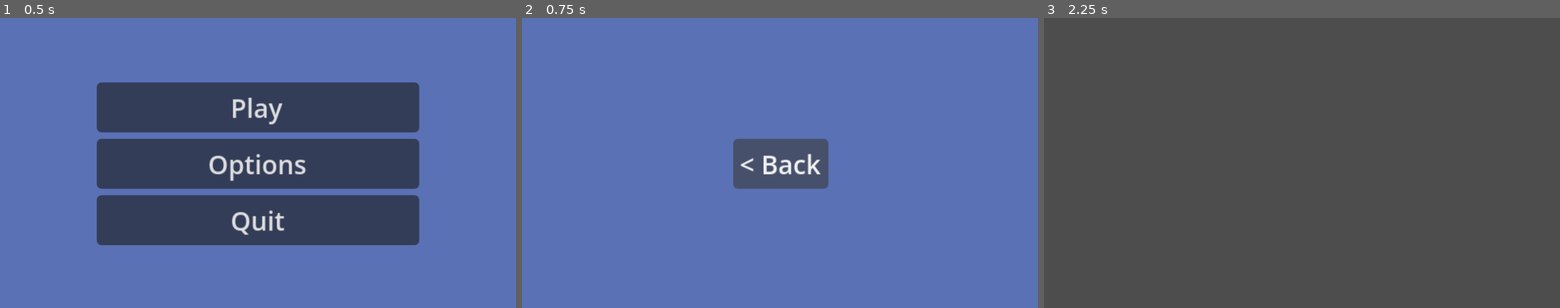
Above: before the commit, frames 1-3 (left to right).
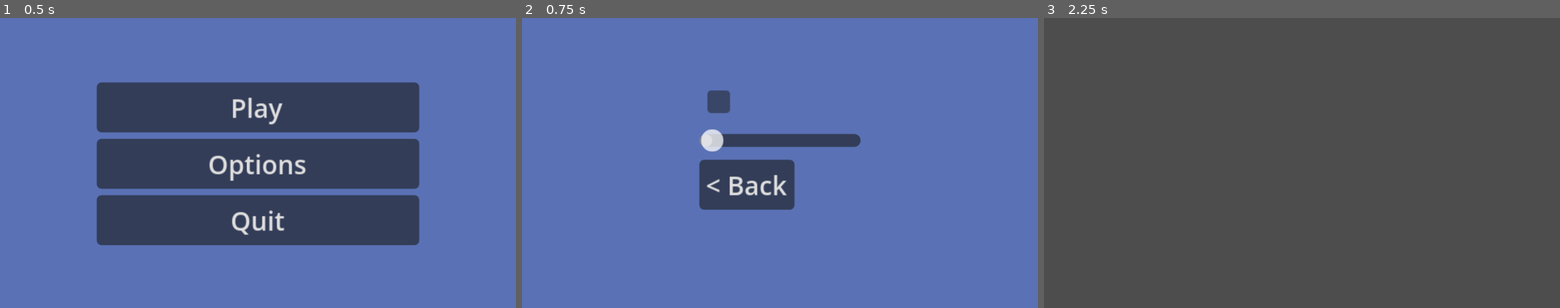
Above: after the commit, the same moments.

Repository: OrchidsOK/Fish-Game-v0
Game: Godot game, scene res://scenes/main_menu.tscn
Two runs of this game, one before a commit and one after it. Both use one fixed random seed, a clock stepped at 60 frames per second and the inputs below.
Inputs:
- Up to frame 1 (0.5 s): no input
- Up to frame 2 (0.75 s): click "Options" at 0.5 s
- Up to frame 3 (2.25 s): click "< Back" at 1.25 s; click "Play" at 2 s

Frame 1 is identical in both runs. In frame 2, 5.3% of the frame differs, in the area x 34-66%, y 24-67%; in frame 3, nothing differs.

Commit message:
options menu with fullscreen toggle and volume slider

Diff:
--- a/scenes/options.tscn
+++ b/scenes/options.tscn
@@ -27,8 +27,18 @@
 anchor_top = 0.5
 anchor_right = 0.5
 anchor_bottom = 0.5
+offset_left = -50.0
+offset_top = -50.0
+offset_right = 50.0
+offset_bottom = 50.0
 grow_horizontal = 2
 grow_vertical = 2
+
+[node name="CheckBox" type="CheckBox" parent="VBoxContainer" unique_id=107668080]
+layout_mode = 2
+
+[node name="HSlider" type="HSlider" parent="VBoxContainer" unique_id=250974984]
+layout_mode = 2
 
 [node name="Button" type="Button" parent="VBoxContainer" unique_id=1102658547]
 layout_mode = 2
--- a/scripts/options.gd
+++ b/scripts/options.gd
@@ -1,7 +1,31 @@
 extends Control
+
+var config = ConfigFile.new()
+var config_path = "user://settings.cfg"
 
 func _ready():
 	$VBoxContainer/Button.pressed.connect(_on_back_pressed)
+	$VBoxContainer/CheckBox.toggled.connect(_on_fullscreen_toggled)
+	$VBoxContainer/HSlider.value_changed.connect(_on_volume_changed)
+	load_settings()
+
+func load_settings():
+	if config.load(config_path) == OK:
+		$VBoxContainer/CheckBox.button_pressed = config.get_value("settings", "fullscreen", false)
+		$VBoxContainer/HSlider.value = config.get_value("settings", "volume", 1.0)
+
+func _on_fullscreen_toggled(enabled):
+	if enabled:
+		DisplayServer.window_set_mode(DisplayServer.WINDOW_MODE_FULLSCREEN)
+	else:
+		DisplayServer.window_set_mode(DisplayServer.WINDOW_MODE_WINDOWED)
+	config.set_value("settings", "fullscreen", enabled)
+	config.save(config_path)
+
+func _on_volume_changed(value):
+	AudioServer.set_bus_volume_db(0, linear_to_db(value))
+	config.set_value("settings", "volume", value)
+	config.save(config_path)
 
 func _on_back_pressed():
 	get_tree().change_scene_to_file("res://scenes/main_menu.tscn")
